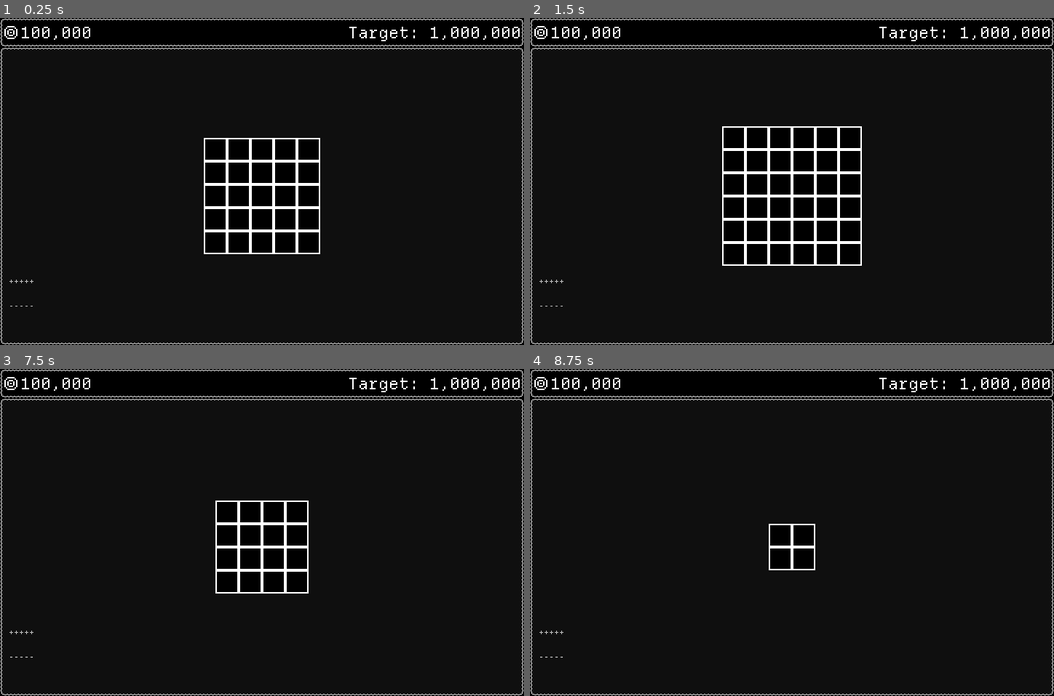
Above: before the commit, frames 1-4 (two rows, left to right).
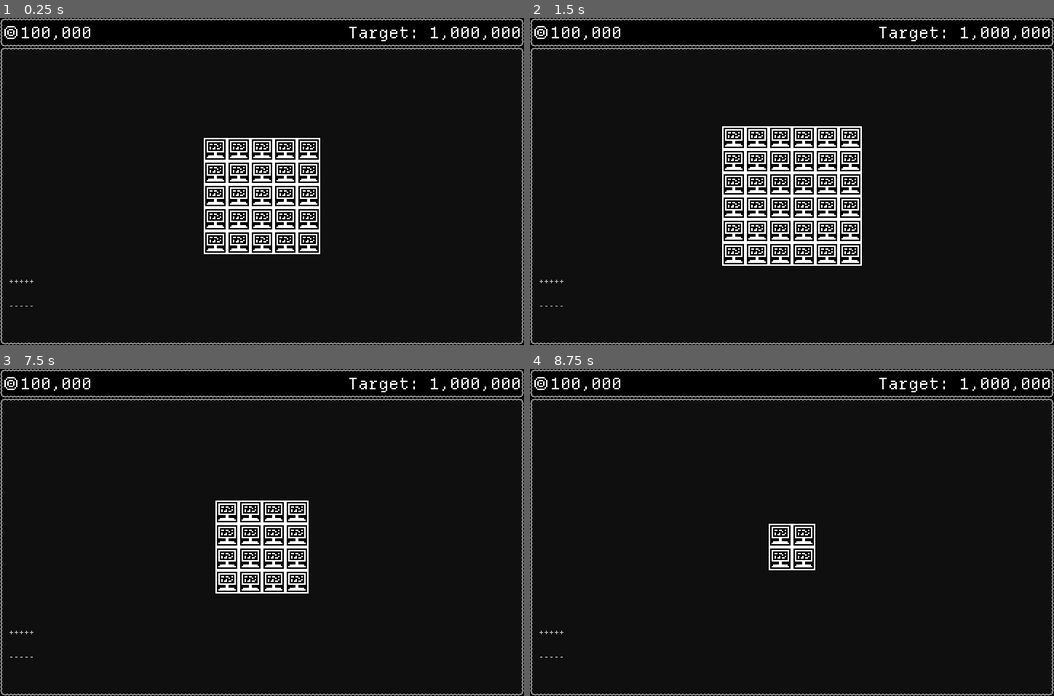
Above: after the commit, the same moments.

Repository: GemDust0/TooBigToFail
Game: Godot game, scene res://Scenes/CorporateSim.tscn
Same seed, same stepped clock (60 frames per second), same inputs: the game is played once before the commit and once after it. This scene is started directly instead of the project's main scene.
Inputs (mouse positions are in pixels of both pictures, inside the frame that each line leads up to):
- Up to frame 1 (0.25 s): no input
- Up to frame 2 (1.5 s): click "+++++" at 0.5 s; click (734, 142) at 1.27 s
- Up to frame 3 (7.5 s): click "-----" at 2 s; click "+++++" at 2.75 s; click (204, 493) at 3.52 s; click "-----" at 4.25 s; click "+++++" at 5 s; click (204, 493) at 5.77 s; click "-----" at 6.5 s; tap Enter (enter) at 7.25 s; hold Enter (enter) from 7.28 s (still down)
- Up to frame 4 (8.75 s): tap Space at 8 s; release Enter (enter) at 8.03 s; tap Enter (enter) at 8.1 s

The runs differ from the first frame. In frame 1, 2.3% of the frame differs, in the area x 39-61%, y 37-72%; in frame 2, 3.4%, in the area x 37-63%, y 34-75%; in frame 3, 1.5%; in frame 4, 0.4%.

Commit message:
EmployeedGrid

Diff:
--- a/Scenes/Employee.tscn
+++ b/Scenes/Employee.tscn
@@ -1,4 +1,7 @@
 [gd_scene format=3 uid="uid://bkds4gjqq4ydo"]
+
+[ext_resource type="Script" uid="uid://caadxuwb72if1" path="res://Scripts/Employee.gd" id="1_yw33p"]
+[ext_resource type="Script" uid="uid://b2rumm8cisypv" path="res://Scripts/Synergy.gd" id="2_7jby3"]
 
 [sub_resource type="PlaceholderTexture2D" id="PlaceholderTexture2D_8hse0"]
 size = Vector2(32, 32)
@@ -6,6 +9,8 @@
 [node name="Employee" type="Button" unique_id=1534399525]
 offset_right = 40.0
 offset_bottom = 40.0
+script = ExtResource("1_yw33p")
+synergies = Array[ExtResource("2_7jby3")]([null])
 
 [node name="TextureRect" type="TextureRect" parent="." unique_id=854379618]
 layout_mode = 0
--- /dev/null
+++ b/Scenes/Employees/InternDeveloper.tscn
@@ -0,0 +1,11 @@
+[gd_scene format=3 uid="uid://c5uabqwgjomsa"]
+
+[ext_resource type="PackedScene" uid="uid://bkds4gjqq4ydo" path="res://Scenes/Employee.tscn" id="1_686db"]
+[ext_resource type="Texture2D" uid="uid://yso1bpqixddq" path="res://Assets/DeveloperIcon.png" id="2_f2rck"]
+
+[node name="InternDeveloper" unique_id=1534399525 instance=ExtResource("1_686db")]
+
+[node name="TextureRect" parent="." index="0" unique_id=854379618]
+offset_right = 32.0
+offset_bottom = 32.0
+texture = ExtResource("2_f2rck")
--- /dev/null
+++ b/Scripts/Employee.gd
@@ -0,0 +1,7 @@
+class_name Employee extends Button
+
+@export var synergies: Array[Synergy]
+## Money produced every production
+@export var production_value: int = 50
+## Time to produce
+@export var production_time: float = 5.0
--- a/Scripts/EmployeeContainer.gd
+++ b/Scripts/EmployeeContainer.gd
@@ -1 +1,9 @@
 class_name EmployeeContainer extends TextureRect
+
+var employee: Employee = null
+
+func change_employee(new_employee: Employee) -> void:
+	if employee != null:
+		remove_child(get_child(0))
+	employee = new_employee
+	add_child(employee)
--- a/Scripts/EmployeeGrid.gd
+++ b/Scripts/EmployeeGrid.gd
@@ -6,16 +6,19 @@
 	columns = grid_size
 	for i: int in range(grid_size * grid_size):
 		var container: EmployeeContainer = employeeContainerScene.instantiate()
+		container.change_employee(load("res://Scenes/Employees/InternDeveloper.tscn").instantiate())
 		add_child(container)
 
 func increase_grid_size(amount: int) -> void:
 	for row: int in range(amount):
 		for col: int in range(amount + columns):
 			var container: EmployeeContainer = employeeContainerScene.instantiate()
+			container.change_employee(load("res://Scenes/Employees/InternDeveloper.tscn").instantiate())
 			add_child(container)
 	for row: int in range(columns-1, -1, -1):
 		for col: int in range(amount):
 			var container: EmployeeContainer = employeeContainerScene.instantiate()
+			container.change_employee(load("res://Scenes/Employees/InternDeveloper.tscn").instantiate())
 			insert_child(container, row*columns+(columns-col))
 	columns += amount
 
--- /dev/null
+++ b/Scripts/Synergy.gd
@@ -0,0 +1,16 @@
+class_name Synergy extends Resource
+
+enum Types {
+	ADDITIVE,
+	MULTIPLICATIVE
+}
+
+enum EmployeeStats {
+	VALUE,
+	TIME
+}
+
+@export var affects: Array[Vector2] = []
+@export var type: Types = Types.ADDITIVE
+@export var effect: float = 0.0
+@export var stat: EmployeeStats = EmployeeStats.VALUE
Binary file added: Assets/DeveloperIcon.png
Not shown, added: Assets/DeveloperIcon.png.import
Not shown, added: Scripts/Employee.gd.uid
Not shown, added: Scripts/Synergy.gd.uid
